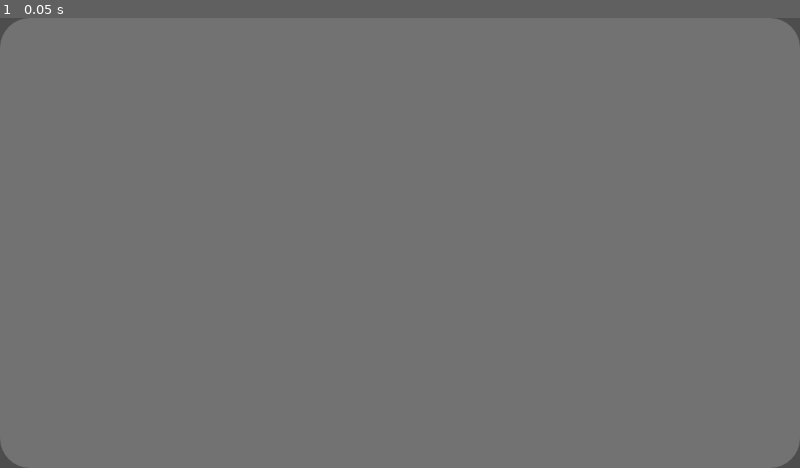
Above: before the commit, frame 1.
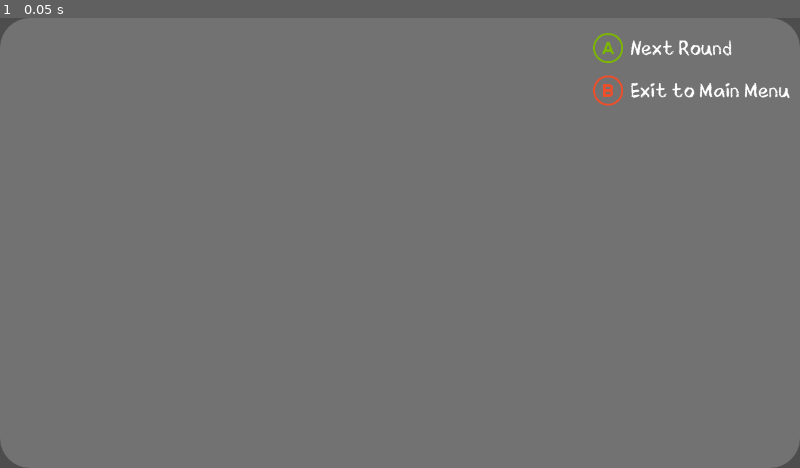
Above: after the commit, the same moment.

Repository: Gr0minet/ggj2025
Game: Godot game, scene res://menu/scores.tscn
Two runs of this game, one before a commit and one after it. Both use one fixed random seed, a clock stepped at 60 frames per second and the inputs below. This scene is started directly instead of the project's main scene. Sound files missing from this copy of the repository are replaced by a short silence.
Inputs:
- Up to frame 1 (0.05 s): no input

The runs differ from the first frame. In frame 1, 0.6% of the frame differs, in the area x 74-99%, y 3-20%.

Commit message:
Add win screen + return to main menu
Signed-off-by: m09 <142691+m09@users.noreply.github.com>

Diff:
--- a/godot/menu/scores.gd
+++ b/godot/menu/scores.gd
@@ -10,6 +10,9 @@
 var players: Array[Player]
 @onready var scores_label_hbox = $VBoxContainer/ScoresLabelVBox
 @onready var rounds_label = $VBoxContainer/RoundsLabel
+@onready var exit_hbox = $MarginContainer/KeysVBox/ExitHBox
+@onready var next_round_hbox = $MarginContainer/KeysVBox/NextRoundHBox
+var over = false
 
 
 func sort_player(a: Player, b: Player) -> bool:
@@ -17,6 +20,7 @@
 
 # Called when the node enters the scene tree for the first time.
 func init() -> void:
+	exit_hbox.hide()
 	scores = {}
 	players.sort_custom(sort_player)
 	for player in players:
@@ -49,9 +53,27 @@
 	update_scores_label()
 
 
+func win_screen():
+	exit_hbox.show()
+	next_round_hbox.hide()
+	over = true
+	var winner = -1
+	var max_score = 0
+	for player in players:
+		var score = scores[player.id]
+		if score > max_score:
+			max_score = score
+			winner = player.id
+	rounds_label.text = "You are a master of chaos, J%d, you won!" % [winner + 1]
+	update_scores_label()
+
 
 func _unhandled_input(event: InputEvent) -> void:
 	if not visible:
 		return
-	if event.is_action_pressed("join_game"):
+	if event.is_action_pressed("join_game") and not over:
 		request_next_round.emit()
+	if event.is_action_pressed("exit") and over:
+		get_viewport().set_input_as_handled()
+		Events.return_to_main_menu.emit()
+		queue_free()
--- a/godot/menu/scores.tscn
+++ b/godot/menu/scores.tscn
@@ -1,6 +1,8 @@
-[gd_scene load_steps=3 format=3 uid="uid://bmdvdtpe6mjaj"]
+[gd_scene load_steps=5 format=3 uid="uid://bmdvdtpe6mjaj"]
 
 [ext_resource type="Script" path="res://menu/scores.gd" id="1_squc1"]
+[ext_resource type="Texture2D" uid="uid://bvgvbm00yrqox" path="res://assets/xbox_button_color_a_outline.png" id="2_raf1i"]
+[ext_resource type="Texture2D" uid="uid://ulhgphjey7qq" path="res://assets/xbox_button_color_b_outline.png" id="3_23oeq"]
 
 [sub_resource type="StyleBoxFlat" id="StyleBoxFlat_avkpo"]
 bg_color = Color(0.6, 0.6, 0.6, 0.490196)
@@ -36,3 +38,37 @@
 size_flags_vertical = 0
 theme_override_constants/separation = 16
 alignment = 1
+
+[node name="MarginContainer" type="MarginContainer" parent="."]
+layout_mode = 2
+theme_override_constants/margin_top = 16
+theme_override_constants/margin_right = 16
+
+[node name="KeysVBox" type="VBoxContainer" parent="MarginContainer"]
+layout_mode = 2
+size_flags_horizontal = 8
+size_flags_vertical = 0
+
+[node name="NextRoundHBox" type="HBoxContainer" parent="MarginContainer/KeysVBox"]
+layout_mode = 2
+
+[node name="NextRoundTextureRect" type="TextureRect" parent="MarginContainer/KeysVBox/NextRoundHBox"]
+layout_mode = 2
+texture = ExtResource("2_raf1i")
+
+[node name="NextRoundLabel" type="Label" parent="MarginContainer/KeysVBox/NextRoundHBox"]
+layout_mode = 2
+theme_override_font_sizes/font_size = 32
+text = "Next Round"
+
+[node name="ExitHBox" type="HBoxContainer" parent="MarginContainer/KeysVBox"]
+layout_mode = 2
+
+[node name="ExitTextureRect" type="TextureRect" parent="MarginContainer/KeysVBox/ExitHBox"]
+layout_mode = 2
+texture = ExtResource("3_23oeq")
+
+[node name="ExitLabel" type="Label" parent="MarginContainer/KeysVBox/ExitHBox"]
+layout_mode = 2
+theme_override_font_sizes/font_size = 32
+text = "Exit to Main Menu"
--- a/godot/scenes/Game.gd
+++ b/godot/scenes/Game.gd
@@ -62,15 +62,16 @@
 
 func _on_request_next_round() -> void:
 	scores_node.hide()
-	if scores_node.scores.values().max() == scores_node.game_length:
-		print("WIN")
-	else:
-		start_round()
+	start_round()
 
 
 func _on_bathtub_level_bubble_won(bubble_id: int) -> void:
 	scores_node.bubble_wins(bubble_id)
-	scores_node.show()
+	if scores_node.scores.values().max() == scores_node.game_length:
+		scores_node.win_screen()
+		scores_node.show()
+	else:
+		scores_node.show()
 	# print("You won" + str(bubble_id))
 	# start_round(players)
 
Not shown: 1 places in godot/menu/menu.tscn that only renumber resources
